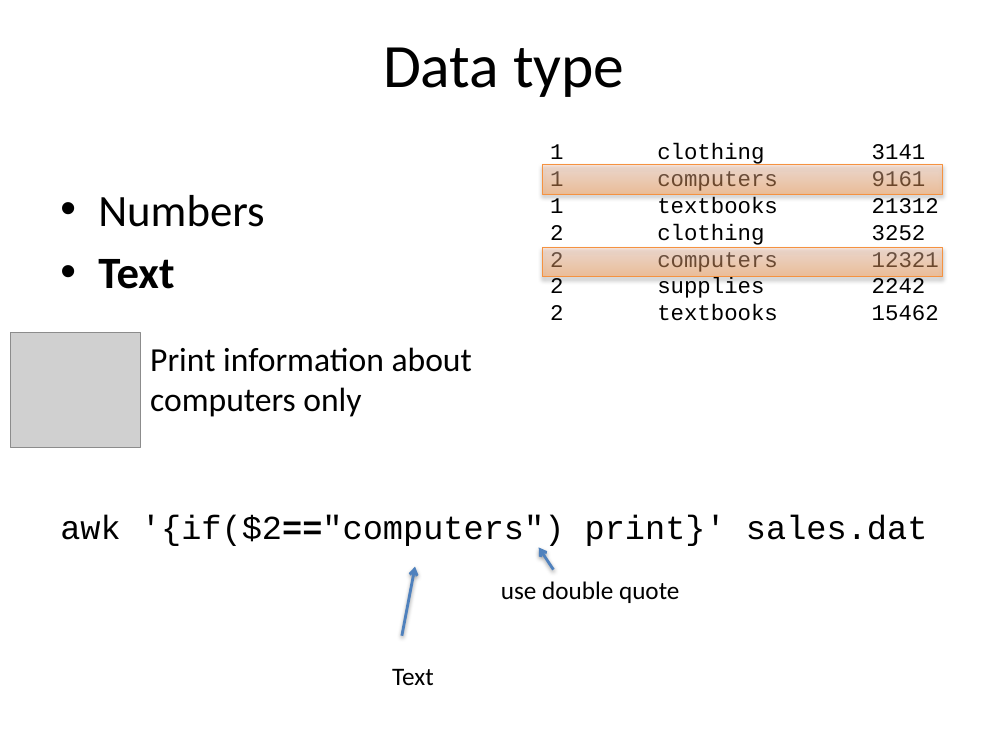
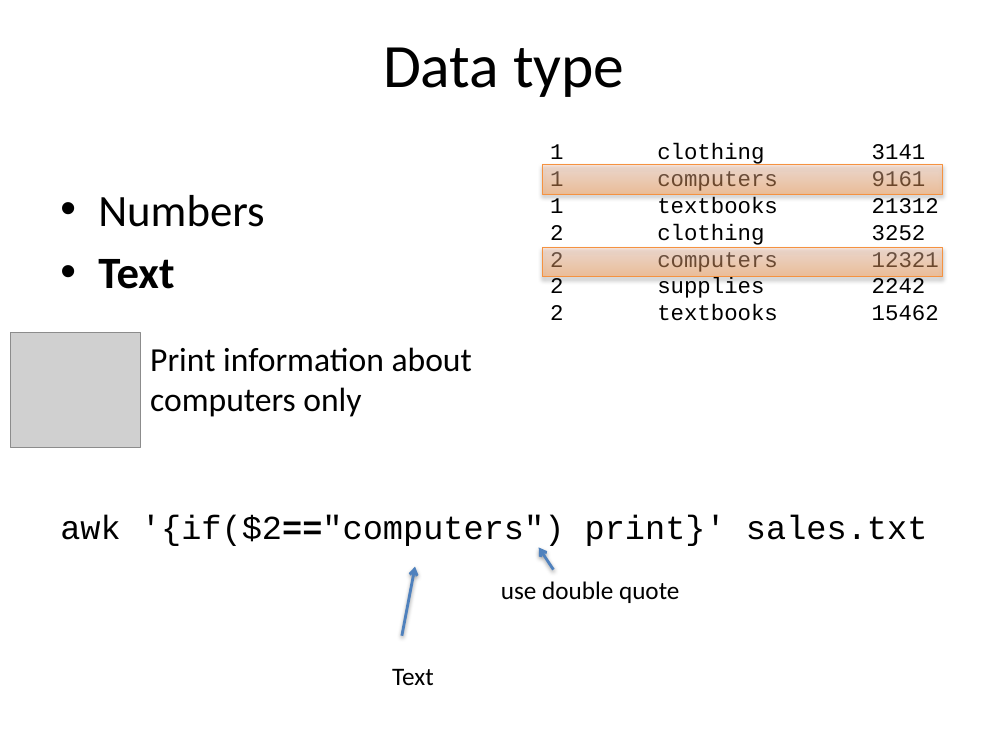
Before and after one commit to smangul1/UNIX_SUMPh_Moldova, a slide deck: slide 8 of day3_Unix.pptx. Drawn at 1008x756 pixels with LibreOffice and Linux fonts; fonts in the diff are those of the drawing; grey boxes stand for pictures. Boxes give left, top, right and bottom in pixels: in the first picture for what was removed or moved away, otherwise in the second. Text is boxed around its words. In the diff, an @@ line names an element or a change of style, - is before the commit and + after.

```diff
--- a/day3_Unix.pptx
+++ b/day3_Unix.pptx
@@ text at (60, 514, 928, 548): text changed @@
-awk '{if($2=="computers") print}' sales.dat
+awk '{if($2=="computers") print}' sales.txt
```
Also in this commit, not shown: 4 other slides changed, 2 other files.
